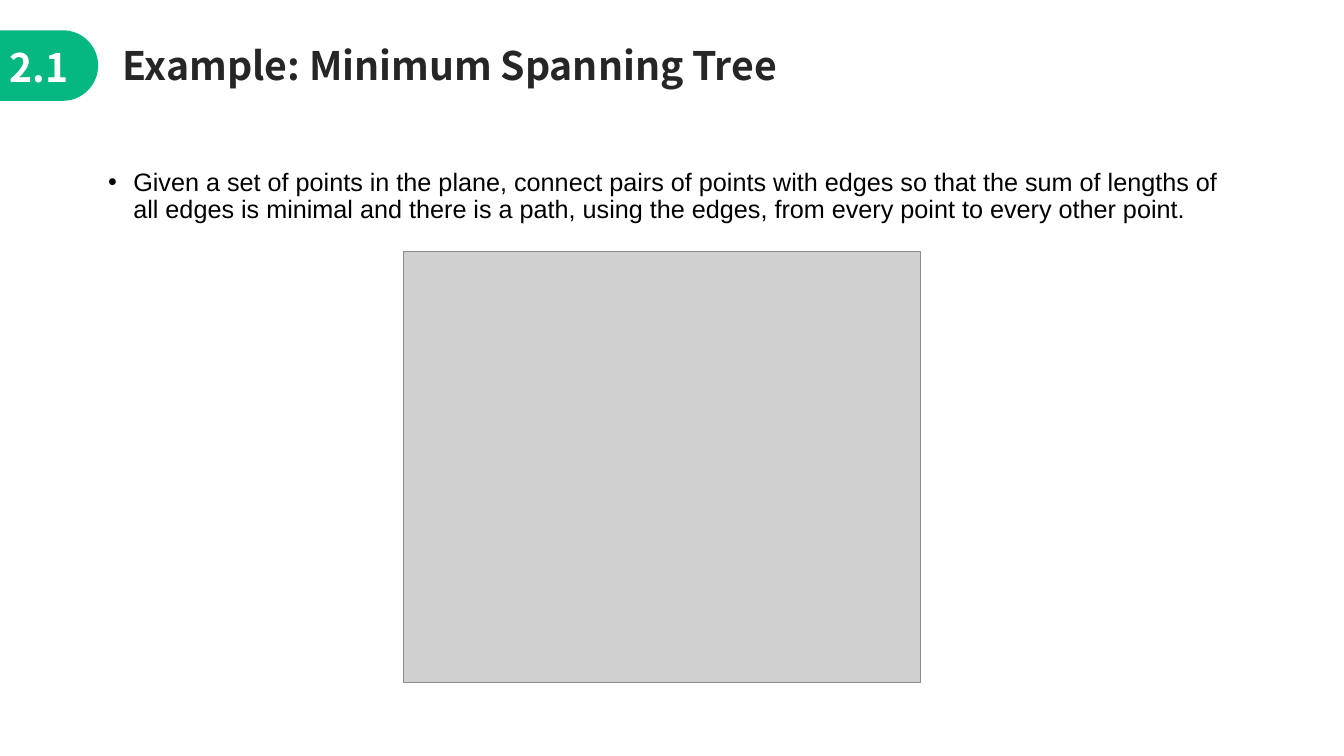
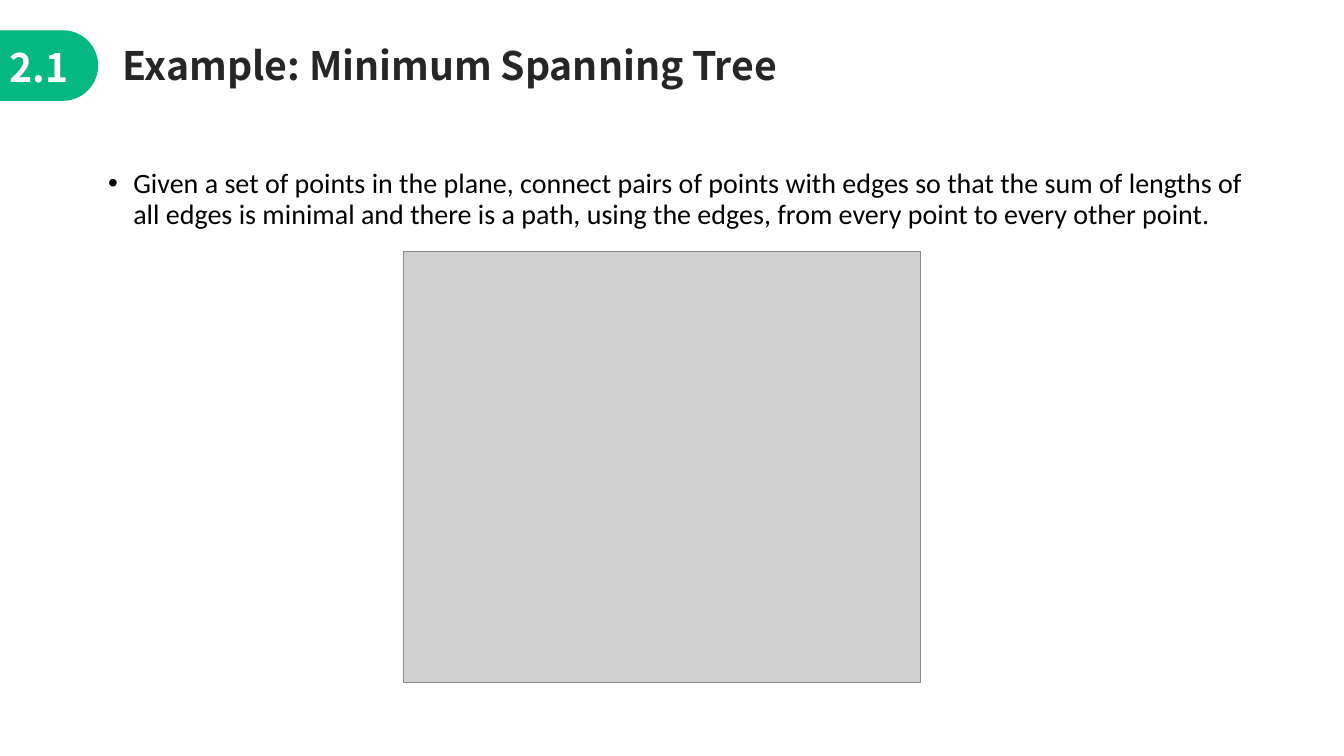
Before and after one commit to jimmyyih518/DSA2022Fall, a slide deck: slide 13 of week8/week8_slides.pptx (slide 12 before the commit). Drawn at 1344x756 pixels with LibreOffice and Linux fonts; fonts in the diff are those of the drawing; grey boxes stand for pictures. Boxes give left, top, right and bottom in pixels: in the first picture for what was removed or moved away, otherwise in the second. Text is boxed around its words. In the diff, an @@ line names an element or a change of style, - is before the commit and + after.

```diff
--- a/week8/week8_slides.pptx
+++ b/week8/week8_slides.pptx
@@ text "Given a set of points ..." at (x1=133, y1=173, x2=1241, y2=229): size 18 to 20 pt, font Arial to Calibri @@
```
Also in this commit, not shown: 16 other slides changed, 3 slides added, 17 other files.
